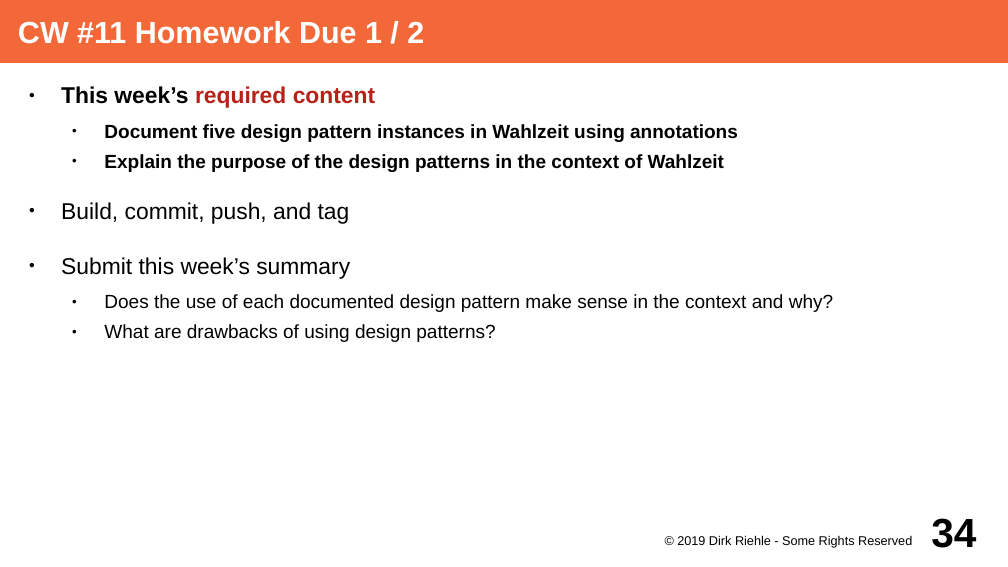
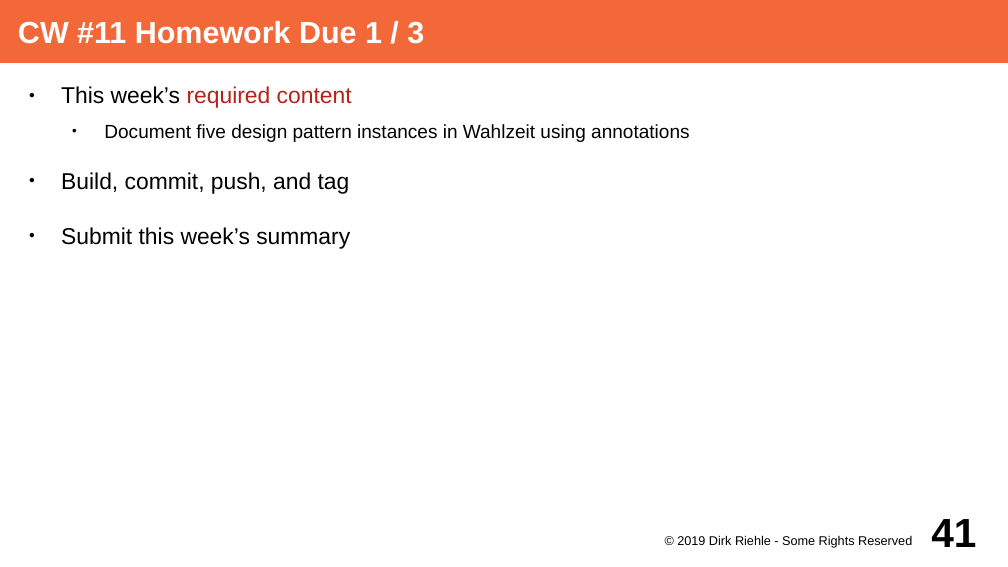
Before and after one commit to dirkriehle/adap-course, a slide deck: slide 41 of Lecture Slides/ADAP A02 - Course Schedule.odp (slide 34 before the commit). Drawn at 1008x567 pixels with LibreOffice and Linux fonts; fonts in the diff are those of the drawing. Boxes give left, top, right and bottom in pixels: in the first picture for what was removed or moved away, otherwise in the second. Text is boxed around its words. In the diff, an @@ line names an element or a change of style, - is before the commit and + after.

```diff
--- a/Lecture Slides/ADAP A02 - Course Schedule.odp
+++ b/Lecture Slides/ADAP A02 - Course Schedule.odp
@@ title at (18, 21, 424, 44): text changed @@
-CW #11 Homework Due 1 / 2
+CW #11 Homework Due 1 / 3
@@ text at (61, 86, 689, 142): bold off in "This week’s required content", "Document five design pattern instances in Wahlzeit ..." @@
@@ text at (104, 154, 724, 172): paragraph removed @@
-  ● Explain the purpose of the design patterns in the context of Wahlzeit
@@ text at (104, 294, 833, 342): paragraphs removed @@
-  ● Does the use of each documented design pattern make sense in the context and why?
-  ● What are drawbacks of using design patterns?
@@ page number at (931, 519, 976, 547): text changed @@
-34
+41
```
Also in this commit, not shown: 34 other slides changed, 10 slides added, 7 other files.
